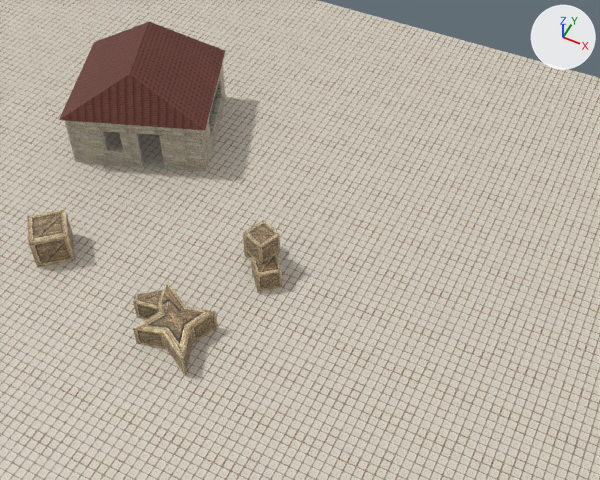
What one commit did to the Blender file Assets/map_prime.blend.
Both versions are drawn from a camera (50 mm lens) standing at (14.1, -17.0, 25.7) and looking at (3.9, 3.3, 0.3). Lighting does not change. The marker at upper right points along +X, +Y and +Z. The first picture is the older version.

The first picture shows 'Building', 'Crate.001', 'Crate.002', 'Crate.003', 'Crate.004', 'Plane', 'Roof' and 1 more.
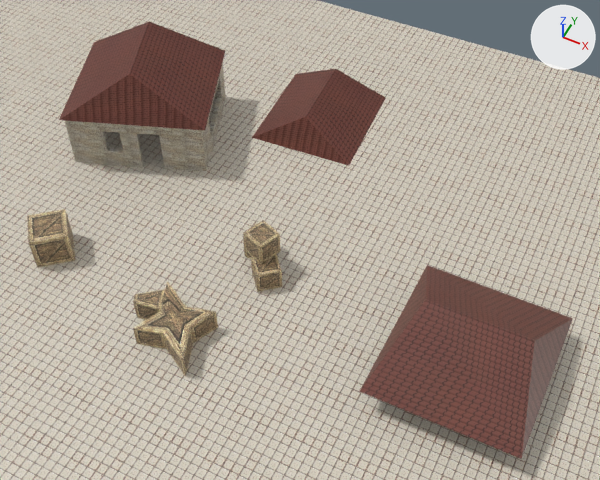
The change, as a list of edits to the scene's bpy script:
```text
Add ob_roof_002:
    ob_roof_002 = bpy.data.objects.new('Roof.002', me_cube_002.copy())  # the mesh of ob_roof
    ob_roof_002.location = (11.95, 0.63, -1.53)
    ob_roof_002.rotation_euler = (0.0, 0.0, -1.578)  # degrees (0, 0, -90)
Add ob_roof_001:
    ob_roof_001 = bpy.data.objects.new('Roof.001', me_cube_002.copy())  # the mesh of ob_roof
    ob_roof_001.location = (1.14, 10.95, -3.05)
    ob_roof_001.rotation_euler = (0.0, 0.0, 0.0607)  # degrees (0, 0, 3.5)
```

Boxes (x1, y1, x2, y2) around the edits, measured in the pictures (600 x 480 px):
'Roof.002', added (brown)
    after: (360, 265, 573, 459)
'Roof.001', added (brown)
    after: (252, 69, 386, 166)
